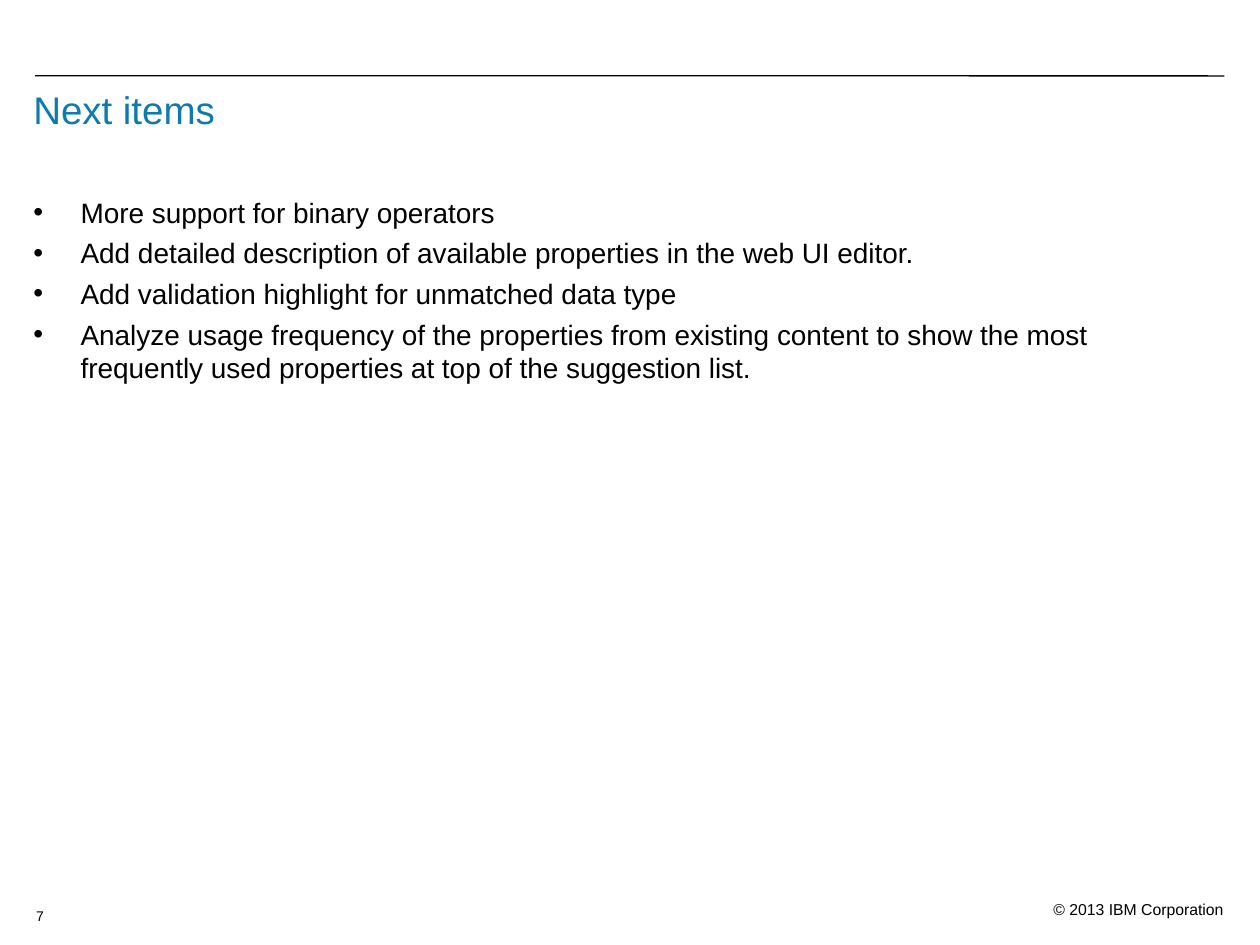
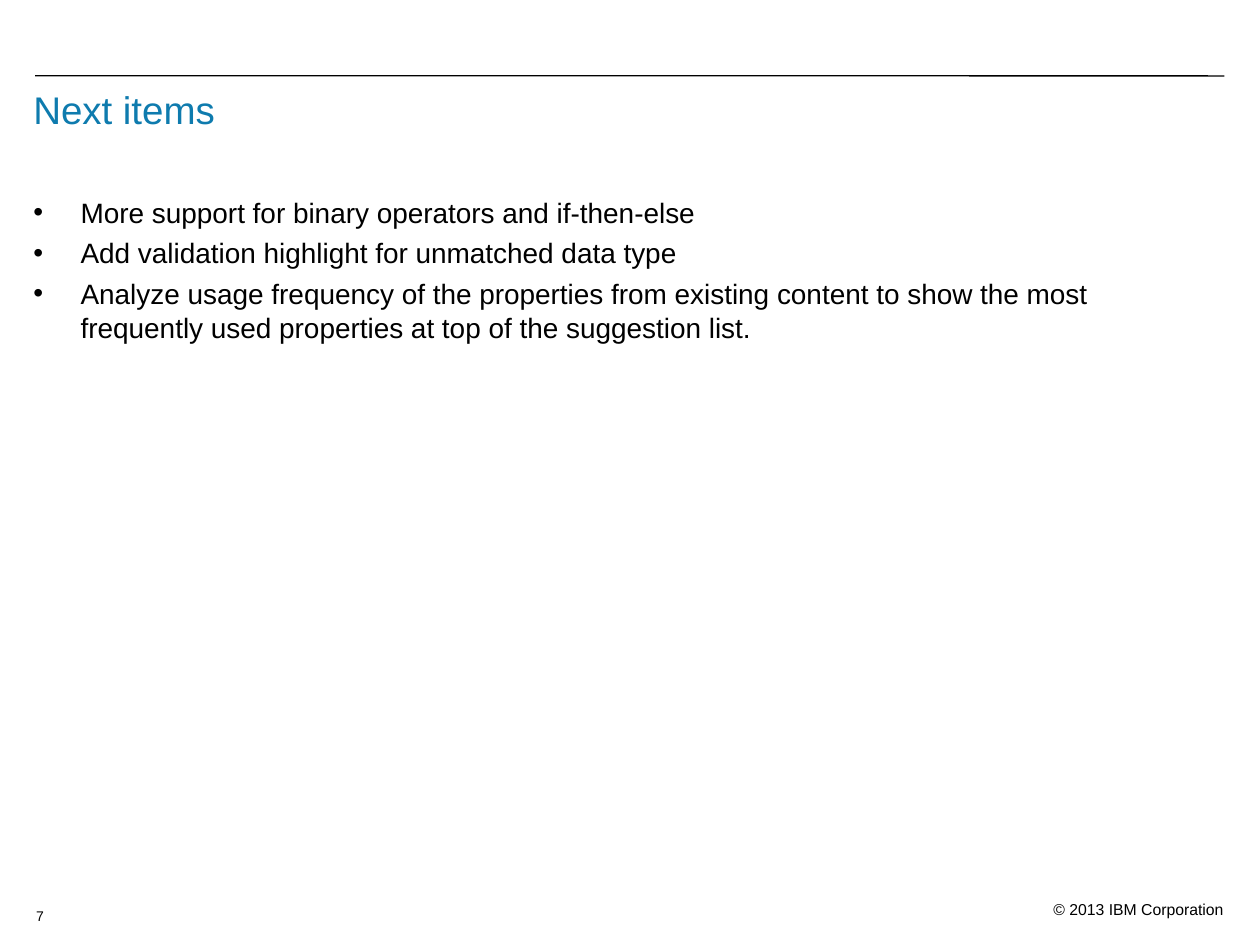
Before and after one commit to baonhan/relevance-tool, a slide deck: slide 7 of relevance_editor.ppt. Drawn at 1260x945 pixels with LibreOffice and Linux fonts; fonts in the diff are those of the drawing; background and template pictures are left out. Boxes give left, top, right and bottom in pixels: in the first picture for what was removed or moved away, otherwise in the second. Text is boxed around its words. In the diff, an @@ line names an element or a change of style, - is before the commit and + after.

```diff
--- a/relevance_editor.ppt
+++ b/relevance_editor.ppt
@@ text at box(81, 202, 695, 228): text changed @@
-• More support for binary operators
-• Add detailed description of available properties in the web UI editor.
+• More support for binary operators and if-then-else
```
Also in this commit, not shown: 3 other slides changed, 1 other file.
